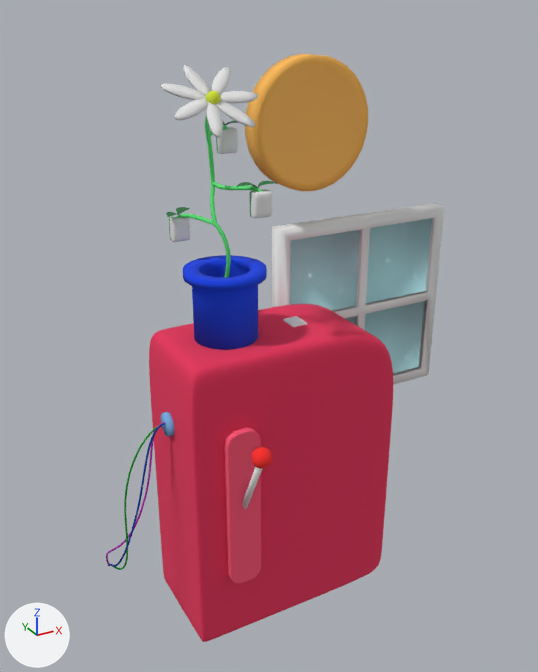
The OBJ model examples/res/plant.obj: old version first, new version second.
Both versions are drawn from a 50 mm camera at (-0.8, -3.67, 3.29) aimed at (1.07, -0.27, 1.59). Every picture has the same lights, and +X, +Y and +Z are marked at lower left. Where no turn or scale is listed for an object, it has been applied to the vertices. Vertices at the same position are counted once.

The first picture shows 'cable1_BezierCurve', 'cable2_BezierCurve.001', 'cable3_BezierCurve.002', 'card1_card2_mesh', 'card3_card2_mesh', 'cardin_cardin_mesh', 'clock_clock_mesh', 'flower_flower_mesh', 'machine_machine_mesh', 'petal_petal_mesh', 'port_port_mesh', 'pot_pot_mesh', 'slideslot_slideslot_mesh.001', 'stem_stem_mesh', 'window_window_mesh'.
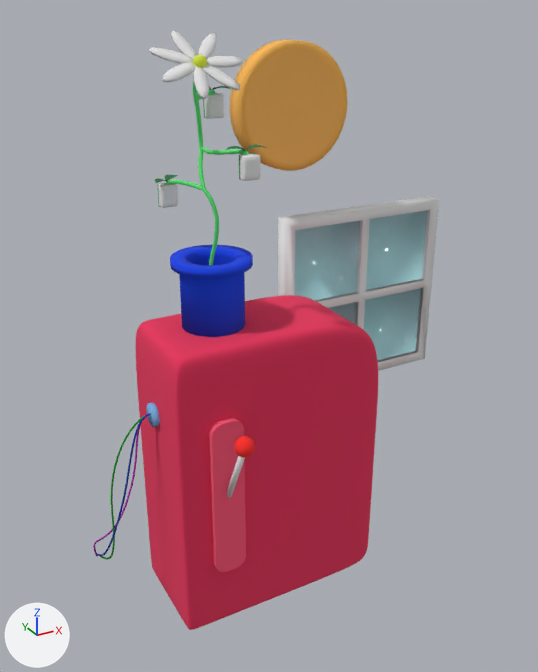
Boxes [x1, y1, x2, y2] around the edits, measured in the pictures (538 x 672 px):
'machine_machine_mesh', mesh moved
    before: [149, 304, 393, 642]
    after: [136, 295, 378, 630]
'window_window_mesh', mesh moved
    before: [272, 203, 445, 385]
    after: [278, 196, 440, 371]
'clock_clock_mesh', mesh moved
    before: [245, 54, 368, 191]
    after: [229, 40, 348, 171]
'pot_pot_mesh', mesh moved
    before: [183, 255, 267, 350]
    after: [170, 245, 253, 337]
'slideslot_slideslot_mesh.001', mesh moved
    before: [224, 427, 261, 584]
    after: [209, 418, 246, 572]
'petal_petal_mesh', mesh rescaled (7% shorter)
    before: [161, 65, 258, 138]
    after: [149, 31, 244, 99]
'stem_stem_mesh', mesh moved
    before: [176, 115, 262, 277]
    after: [165, 82, 250, 265]
'card1_card2_mesh', mesh rescaled
    before: [250, 189, 272, 218]
    after: [239, 153, 260, 181]
'card3_card2_mesh', mesh rescaled
    before: [216, 127, 238, 154]
    after: [203, 93, 224, 119]
'cable2_BezierCurve.001', mesh turned
    before: [108, 423, 165, 567]
    after: [96, 414, 151, 556]
'cable1_BezierCurve', mesh turned
    before: [112, 424, 160, 570]
    after: [97, 415, 145, 560]
'cable3_BezierCurve.002', mesh turned
    before: [106, 422, 165, 565]
    after: [93, 413, 150, 554]
'port_port_mesh', mesh turned
    before: [161, 412, 175, 437]
    after: [146, 403, 160, 427]
'flower_flower_mesh', mesh rescaled (6% narrower)
    before: [206, 91, 221, 104]
    after: [193, 55, 207, 68]
'cardin_cardin_mesh', deleted
    before: [283, 316, 307, 327]

Patch to the scene script:
```diff
--- a/examples/res/plant.obj.py
+++ b/examples/res/plant.obj.py
@@ me_cable1_beziercurve @@
 me_cable1_beziercurve.from_pydata(...)  # 300 vertices, 288 faces; spans x 0.064..0.355, y -0.452..-0.102, z 0.239..1.32
+# me_cable1_beziercurve part 1: the whole mesh is turned 0.1 degrees about the x axis through its middle, then moved by (-0.043, 0.095, 0.021)
 me_cable1_beziercurve.materials.append(mat_cable1_base)
@@ me_cable2_beziercurve_001 @@
 me_cable2_beziercurve_001.from_pydata(...)  # 300 vertices, 288 faces; spans x 0.047..0.355, y -0.51..-0.102, z 0.239..1.32
+# me_cable2_beziercurve_001 part 2: the whole mesh is turned 0.1 degrees about the x axis through its middle, then moved by (-0.043, 0.095, 0.021)
 me_cable2_beziercurve_001.materials.append(mat_cable2_base)
@@ me_cable3_beziercurve_002 @@
 me_cable3_beziercurve_002.from_pydata(...)  # 300 vertices, 288 faces; spans x 0.041..0.355, y -0.453..-0.101, z 0.241..1.32
+# me_cable3_beziercurve_002 part 3: the whole mesh is turned 0.1 degrees about the x axis through its middle, then moved by (-0.043, 0.095, 0.021)
 me_cable3_beziercurve_002.materials.append(mat_cable3_base)
@@ me_card1_card2_mesh @@
 me_card1_card2_mesh.from_pydata(...)  # 170 vertices, 168 faces; spans x 0.7709..0.867, y -0.6779..-0.6185, z 2.3969..2.5181
+# me_card1_card2_mesh part 4: the whole mesh is scaled about its middle by 0.967, then moved by (-0.0099, 0.0902, 0.1555)
 me_card1_card2_mesh.materials.append(mat_mj_face)
@@ me_card3_card2_mesh @@
 me_card3_card2_mesh.from_pydata(...)  # 170 vertices, 168 faces; spans x 0.7737..0.8698, y -0.3242..-0.2648, z 2.6364..2.7576
+# me_card3_card2_mesh part 5: the whole mesh is scaled about its middle by 0.967, then moved by (-0.0235, 0.0919, 0.156)
 me_card3_card2_mesh.materials.append(mat_mj_face)
@@ me_clock_clock_mesh @@
 me_clock_clock_mesh.from_pydata(...)  # 192 vertices, 162 faces; spans x 1.055..1.769, y -0.151..-0.026, z 2.355..3.068
+# me_clock_clock_mesh part 6: the whole mesh is moved by (0.049, 0.281, 0.061)
 me_clock_clock_mesh.materials.append(mat_clock_base)
@@ me_flower_flower_mesh @@
 me_flower_flower_mesh.from_pydata(...)  # 242 vertices, 256 faces; spans x 0.6783..0.7468, y -0.4169..-0.3482, z 2.8734..2.9425
+# me_flower_flower_mesh part 7: the whole mesh is scaled about its middle by 0.967, then moved by (-0.018, 0.0953, 0.1523)
 me_flower_flower_mesh.materials.append(mat_core_base)
@@ me_machine_machine_mesh @@
 me_machine_machine_mesh.from_pydata(...)  # 13826 vertices, 13824 faces; spans x 0.38..1.64, y -0.75..-0.14, z 0.03..1.73
+# me_machine_machine_mesh part 8: the whole mesh is moved by (-0.04, 0.09, 0.03)
 me_machine_machine_mesh.materials.append(mat_machine_face)
@@ me_petal_petal_mesh @@
 me_petal_petal_mesh.from_pydata(...)  # 210 vertices, 196 faces; spans x 0.493..0.947, y -0.559..-0.181, z 2.757..3.045
+# me_petal_petal_mesh part 9: the whole mesh is scaled about its middle by 0.967, then moved by (-0.018, 0.095, 0.153)
 me_petal_petal_mesh.materials.append(mat_petal_base)
@@ me_port_port_mesh @@
 me_port_port_mesh.from_pydata(...)  # 32 vertices, 18 faces; spans x 0.3538..0.3916, y -0.5143..-0.3871, z 1.244..1.3711
+# me_port_port_mesh part 10: the whole mesh is turned 0.1 degrees about the x axis through its middle, then moved by (-0.0433, 0.0943, 0.0205)
 me_port_port_mesh.materials.append(mat_port_base)
@@ me_pot_pot_mesh @@
 me_pot_pot_mesh.from_pydata(...)  # 256 vertices, 226 faces; spans x 0.51..0.928, y -0.658..-0.239, z 1.732..2.104
+# me_pot_pot_mesh part 11: the whole mesh is moved by (-0.022, 0.108, 0.033)
 me_pot_pot_mesh.materials.append(mat_pot_base)
@@ me_slideslot_slideslot_mesh_001 @@
 me_slideslot_slideslot_mesh_001.from_pydata(...)  # 108 vertices, 74 faces; spans x 0.55..0.732, y -0.794..-0.731, z 0.416..1.356
+# me_slideslot_slideslot_mesh_001 part 12: the whole mesh is moved by (-0.043, 0.097, 0.022)
 me_slideslot_slideslot_mesh_001.materials.append(mat_slideslot_base_001)
@@ me_stem_stem_mesh @@
 me_stem_stem_mesh.from_pydata(...)  # 1144 vertices, 1056 faces; spans x 0.572..0.827, y -0.66..-0.183, z 1.885..2.914
+# me_stem_stem_mesh part 13: the whole mesh is moved by (-0.013, 0.095, 0.155)
 me_stem_stem_mesh.materials.append(mat_stem_base)
@@ me_window_window_mesh @@
 me_window_window_mesh.from_pydata(...)  # 88 vertices, 99 faces; spans x 1.215..2.399, y -0.142..-0.037, z 0.966..2.15
+# me_window_window_mesh part 14: the whole mesh is moved by (0.195, 0.271, -0.032)
 me_window_window_mesh.materials.append(mat_window_base)
@@ ob_cardin_cardin_mesh @@
-ob_cardin_cardin_mesh = bpy.data.objects.new('cardin_cardin_mesh', me_cardin_cardin_mesh)
```
